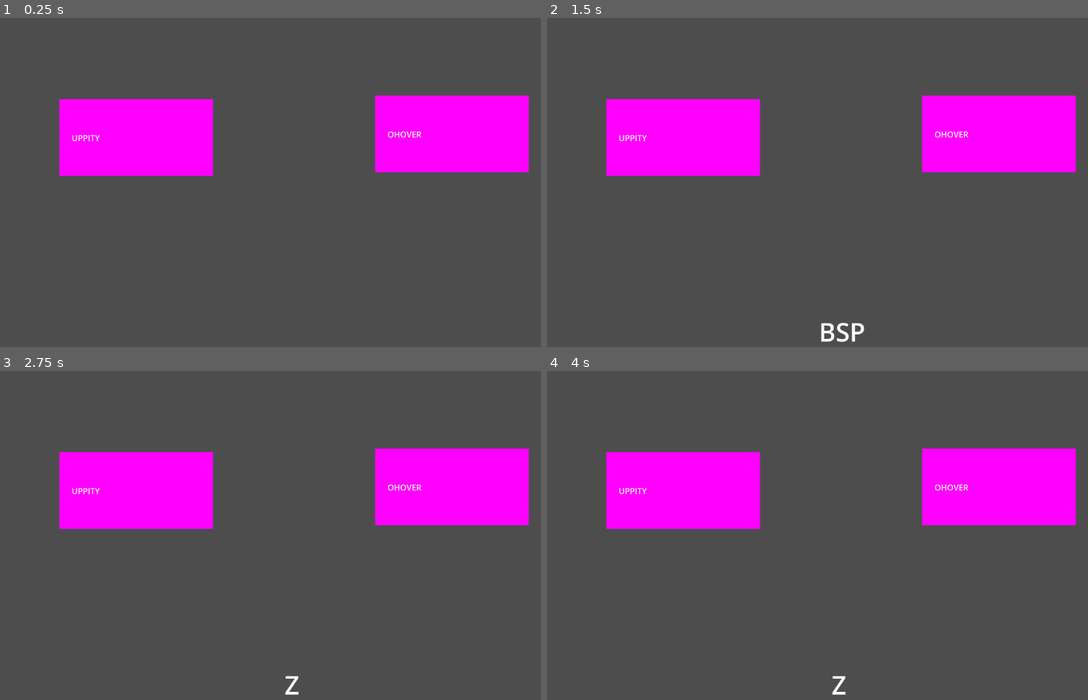
Above: before the commit, frames 1-4 (two rows, left to right).
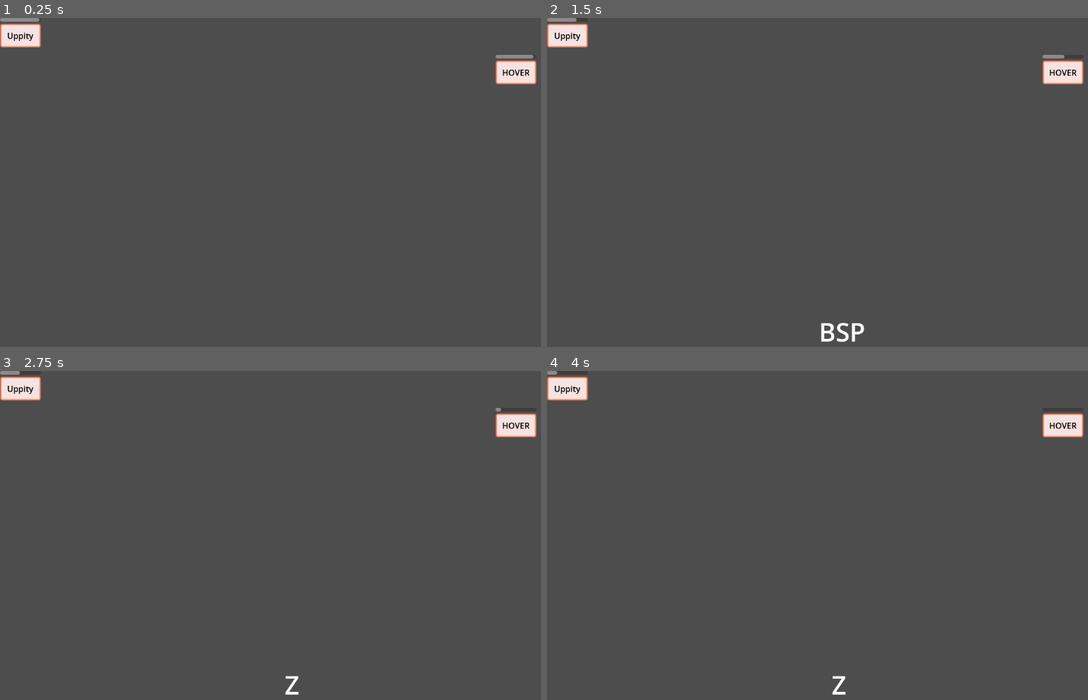
Above: after the commit, the same moments.

Repository: mayurdw/brackeys-25.1-game-jam
Game: Godot game, scene res://scenes/manager.tscn
Same seed, same stepped clock (60 frames per second), same inputs: the game is played once before the commit and once after it. The project has no main scene, so this scene is started directly.
Inputs:
- Up to frame 1 (0.25 s): no input
- Up to frame 2 (1.5 s): tap Enter at 0.5 s; tap Z at 0.6 s; tap Space at 1.25 s; hold A from 1.28 s (still down); tap Backspace at 1.35 s
- Up to frame 3 (2.75 s): tap Enter at 2 s; release A at 2.03 s; tap Z at 2.1 s
- Up to frame 4 (4 s): tap Space at 2.75 s; tap Backspace at 2.85 s; tap Enter at 3.5 s; hold A from 3.53 s (still down); tap Z at 3.6 s

The runs differ from the first frame. In frame 1, 15% of the frame differs, in the area x 0-100%, y 0-48%; in frame 2, 15%; in frame 3, 15%; in frame 4, 14%.

Commit message:
Got Asset for Box with a timer working

Diff:
--- a/project.godot
+++ b/project.godot
@@ -12,6 +12,7 @@
 
 config/name="brackeys-25.1-game-jam"
 config/features=PackedStringArray("4.3", "GL Compatibility")
+run/max_fps=30
 config/icon="res://icon.svg"
 
 [rendering]
--- a/scenes/lettered_box.tscn
+++ b/scenes/lettered_box.tscn
@@ -1,42 +1,66 @@
-[gd_scene load_steps=3 format=3 uid="uid://ly61qc1fvdrj"]
+[gd_scene load_steps=4 format=3 uid="uid://ly61qc1fvdrj"]
 
 [ext_resource type="Script" path="res://scripts/lettered_box.gd" id="1_penfu"]
+[ext_resource type="PackedScene" uid="uid://cu830vxy42mcl" path="res://scenes/task.tscn" id="2_awu4n"]
 
-[sub_resource type="PlaceholderTexture2D" id="PlaceholderTexture2D_0vntv"]
+[sub_resource type="StyleBoxFlat" id="StyleBoxFlat_eom6a"]
+bg_color = Color(0.964336, 0.888243, 0.883372, 1)
+border_width_left = 4
+border_width_top = 4
+border_width_right = 4
+border_width_bottom = 4
+border_color = Color(0.82667, 0.346839, 0.200605, 1)
+border_blend = true
+corner_radius_top_left = 4
+corner_radius_top_right = 4
+corner_radius_bottom_right = 4
+corner_radius_bottom_left = 4
 
-[node name="Lettered Box" type="Node2D"]
+[node name="Lettered Box" type="Control" node_paths=PackedStringArray("task")]
+layout_mode = 3
+anchors_preset = 0
 script = ExtResource("1_penfu")
+task = NodePath("Task")
 
-[node name="Sprite2D" type="Sprite2D" parent="."]
-position = Vector2(153, 74)
-texture = SubResource("PlaceholderTexture2D_0vntv")
-region_enabled = true
-region_rect = Rect2(0, 0, 300, 150)
+[node name="Task" parent="." instance=ExtResource("2_awu4n")]
+task_name = "Test"
 
-[node name="Control" type="Control" parent="Sprite2D"]
-layout_mode = 3
-anchors_preset = 15
-anchor_right = 1.0
-anchor_bottom = 1.0
-offset_left = -150.0
-offset_top = -75.0
-offset_right = -150.0
-offset_bottom = -75.0
-grow_horizontal = 2
-grow_vertical = 2
+[node name="Timer" type="Timer" parent="."]
+one_shot = true
 
-[node name="Label" type="RichTextLabel" parent="Sprite2D/Control"]
-layout_mode = 1
-anchors_preset = 8
-anchor_left = 0.5
-anchor_top = 0.5
-anchor_right = 0.5
-anchor_bottom = 0.5
-offset_left = -126.0
-offset_top = -11.0
-offset_right = 117.0
-offset_bottom = 12.0
-grow_horizontal = 2
-grow_vertical = 2
-text = "12345678901234567890123"
+[node name="VBoxContainer" type="VBoxContainer" parent="."]
+custom_minimum_size = Vector2(80, 0)
+layout_mode = 2
+offset_right = 25.0
+offset_bottom = 55.0
+
+[node name="ProgressBar" type="ProgressBar" parent="VBoxContainer"]
+custom_minimum_size = Vector2(0, 7)
+layout_mode = 2
+max_value = 10.0
+value = 9.0
+show_percentage = false
+
+[node name="PanelContainer" type="PanelContainer" parent="VBoxContainer"]
+layout_mode = 2
+theme_override_styles/panel = SubResource("StyleBoxFlat_eom6a")
+
+[node name="MarginContainer" type="MarginContainer" parent="VBoxContainer/PanelContainer"]
+layout_mode = 2
+theme_override_constants/margin_left = 8
+theme_override_constants/margin_top = 8
+theme_override_constants/margin_right = 8
+theme_override_constants/margin_bottom = 8
+
+[node name="CenterContainer" type="CenterContainer" parent="VBoxContainer/PanelContainer/MarginContainer"]
+layout_mode = 2
+
+[node name="Label" type="RichTextLabel" parent="VBoxContainer/PanelContainer/MarginContainer/CenterContainer"]
+layout_mode = 2
+theme_override_colors/default_color = Color(0, 0, 0, 1)
+theme_override_colors/font_outline_color = Color(0, 0, 0, 1)
+text = "Test"
+fit_content = true
 autowrap_mode = 0
+
+[connection signal="timeout" from="Timer" to="." method="_on_timer_timeout"]
--- a/scenes/manager.tscn
+++ b/scenes/manager.tscn
@@ -1,21 +1,12 @@
-[gd_scene load_steps=4 format=3 uid="uid://ba7vglsw8lkjh"]
+[gd_scene load_steps=5 format=3 uid="uid://ba7vglsw8lkjh"]
 
 [ext_resource type="Script" path="res://scripts/manager.gd" id="1_k0yo8"]
 [ext_resource type="PackedScene" uid="uid://bfr5ps0vs22ba" path="res://scenes/typed_letter.tscn" id="2_7wnqw"]
 [ext_resource type="PackedScene" uid="uid://ly61qc1fvdrj" path="res://scenes/lettered_box.tscn" id="2_a8pkj"]
+[ext_resource type="PackedScene" uid="uid://cu830vxy42mcl" path="res://scenes/task.tscn" id="3_sn518"]
 
 [node name="Manager" type="Node2D"]
 script = ExtResource("1_k0yo8")
-
-[node name="Boxes Parent" type="Node2D" parent="."]
-
-[node name="Lettered Box" parent="Boxes Parent" instance=ExtResource("2_a8pkj")]
-position = Vector2(730, 153)
-box_word = "OHOVER"
-
-[node name="Lettered Box2" parent="Boxes Parent" instance=ExtResource("2_a8pkj")]
-position = Vector2(113, 160)
-box_word = "UPPITY"
 
 [node name="Control" type="Control" parent="."]
 layout_mode = 3
@@ -29,3 +20,23 @@
 
 [node name="TypedLetter" parent="Control" instance=ExtResource("2_7wnqw")]
 layout_mode = 1
+
+[node name="Boxes Parent" type="Node2D" parent="."]
+
+[node name="Lettered Box" parent="Boxes Parent" node_paths=PackedStringArray("task") instance=ExtResource("2_a8pkj")]
+offset_left = 968.0
+offset_top = 72.0
+offset_right = 968.0
+offset_bottom = 72.0
+task = NodePath("Hover")
+
+[node name="Hover" parent="Boxes Parent/Lettered Box" instance=ExtResource("3_sn518")]
+task_name = "HOVER"
+task_timer_secs = 3
+
+[node name="Lettered Box2" parent="Boxes Parent" node_paths=PackedStringArray("task") instance=ExtResource("2_a8pkj")]
+task = NodePath("Uppity")
+
+[node name="Uppity" parent="Boxes Parent/Lettered Box2" instance=ExtResource("3_sn518")]
+task_name = "Uppity"
+task_timer_secs = 5
--- /dev/null
+++ b/scenes/player.tscn
@@ -0,0 +1,11 @@
+[gd_scene load_steps=3 format=3 uid="uid://05m5x3lx7d7l"]
+
+[ext_resource type="Texture2D" uid="uid://djg5t2x6yx4b2" path="res://icon.svg" id="1_jmavf"]
+[ext_resource type="Script" path="res://scripts/player.gd" id="1_nmyyr"]
+
+[node name="Player" type="Node2D"]
+script = ExtResource("1_nmyyr")
+
+[node name="Icon" type="Sprite2D" parent="."]
+position = Vector2(64, 64)
+texture = ExtResource("1_jmavf")
--- /dev/null
+++ b/scenes/task.tscn
@@ -0,0 +1,6 @@
+[gd_scene load_steps=2 format=3 uid="uid://cu830vxy42mcl"]
+
+[ext_resource type="Script" path="res://scripts/task.gd" id="1_rjsx3"]
+
+[node name="Task" type="Node2D"]
+script = ExtResource("1_rjsx3")
--- a/scripts/lettered_box.gd
+++ b/scripts/lettered_box.gd
@@ -1,11 +1,22 @@
-class_name Box extends Node2D
+class_name Box extends Control
 
-@export var box_word: String
-@export var highlight_color := Color.BLACK
-@onready var label := $Sprite2D/Control/Label
+@export var highlight_color := Color.ROYAL_BLUE
+@onready var progress_bar: ProgressBar = $VBoxContainer/ProgressBar
+@onready var label: RichTextLabel = $VBoxContainer/PanelContainer/MarginContainer/CenterContainer/Label
+@onready var timer: Timer = $Timer
+
+@export_category("Task")
+@export var task : Task
 
 func _ready() -> void:
-	label.text = box_word
+	label.text = task.task_name
+	progress_bar.max_value = task.task_timer_secs
+	progress_bar.value = task.task_timer_secs
+	timer.wait_time = task.task_timer_secs
+	timer.start()
+
+func _process(delta: float) -> void:
+	progress_bar.value = timer.time_left
 
 func word_typed () -> void:
 	queue_free ()
@@ -13,9 +24,13 @@
 func selected_count ( length: int ) -> void:
 	label.text = ""
 	label.push_color ( highlight_color )
-	label.append_text ( box_word.substr( 0, length ) )
+	label.append_text ( task.task_name.substr( 0, length ) )
 	label.pop()
-	label.append_text ( box_word.substr( length ) )
+	label.append_text ( task.task_name.substr( length ) )
 
 func reset_count () -> void:
-	label.text = box_word
+	label.text = task.task_name
+
+
+func _on_timer_timeout() -> void:
+	print ( "Task Expired" )
--- a/scripts/manager.gd
+++ b/scripts/manager.gd
@@ -22,7 +22,7 @@
 func _on_selected_index ( character : String ) -> void:
 	# Something is typed so far
 	var box := _list_of_words[ selected_index ]
-	var word := box.box_word
+	var word := box.task.task_name
 	var typed_length := word_typed_so_far.length()
 
 	if character == word[ typed_length ]:
@@ -37,7 +37,7 @@
 	var index := selected_index
 	for word in _list_of_words:
 		index += 1
-		if ( word.box_word.begins_with ( character ) ):
+		if ( word.task.task_name.begins_with ( character ) ):
 			_set_selection( index, character )
 			word.selected_count ( 1 )
 			return
--- /dev/null
+++ b/scripts/player.gd
@@ -0,0 +1,8 @@
+class_name Player extends Node2D
+
+@export var speed = 200
+@export var destination := Vector2.ZERO
+
+func _process ( delta: float ) -> void:
+	if position != destination:
+		position = position.move_toward( destination,  speed * delta )
--- /dev/null
+++ b/scripts/task.gd
@@ -0,0 +1,4 @@
+class_name Task extends Node
+
+@export var task_name := ""
+@export var task_timer_secs := 10
